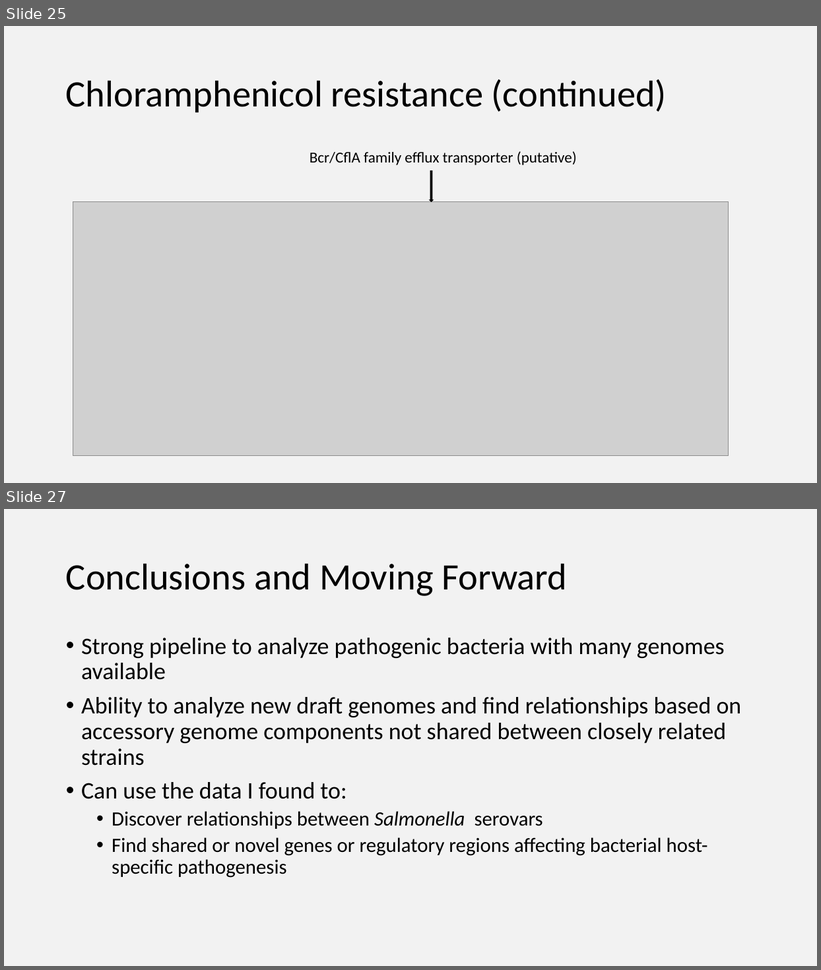
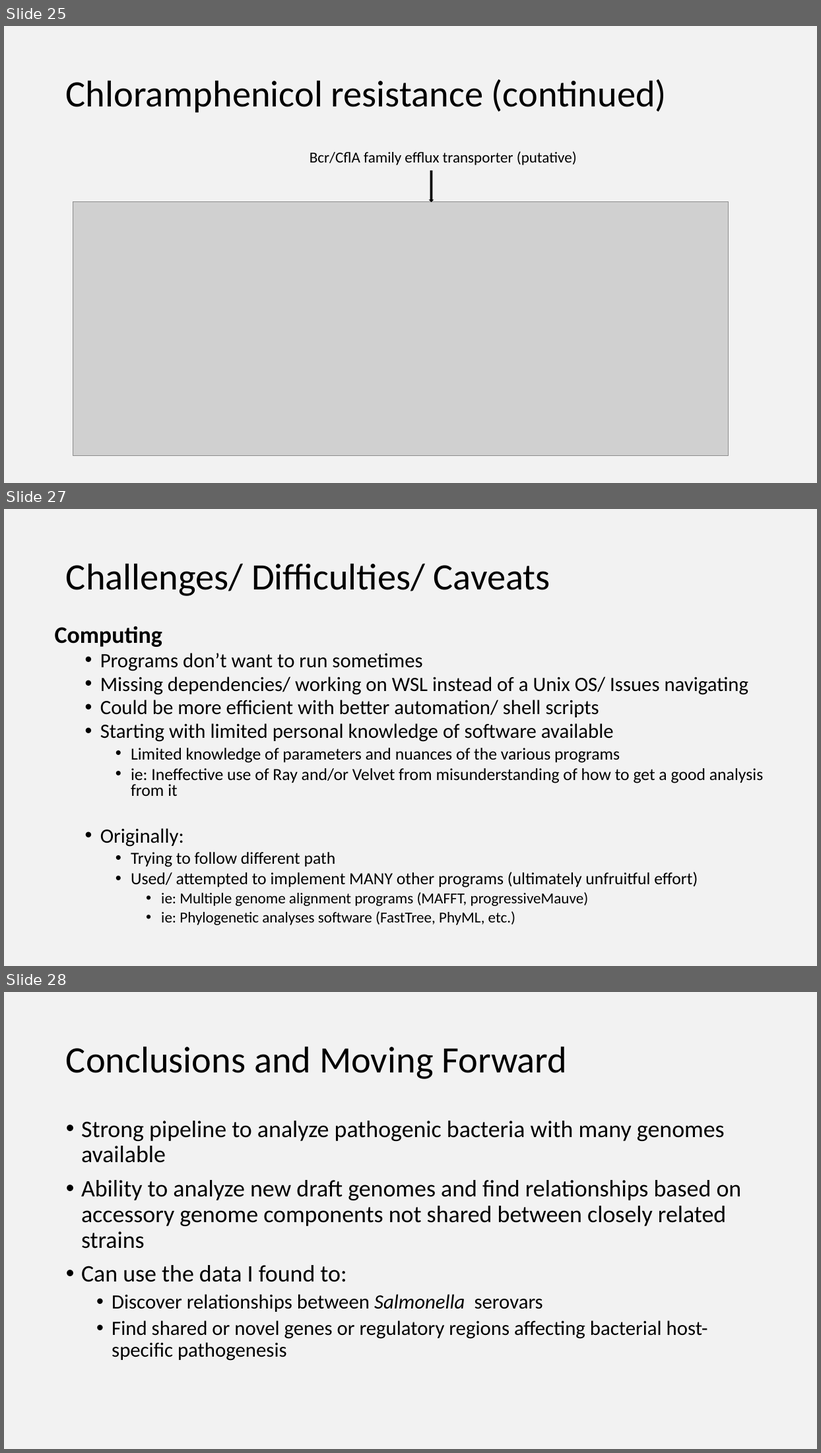
Before and after one commit to Yale-EEB723/finalproject, a slide deck: 190425_Verdegaal_EEB723_project.pptx. Shown one above the other, each under a label of ours: slides 25 and 27 before the commit, slides 25, 27 and 28 after it; the slides between them are not shown. The pictures are 821x970 and 821x1453 pixels, drawn with LibreOffice and Linux fonts; fonts in the diff are those of the drawing; grey boxes stand for pictures. Boxes give left, top, right and bottom in pixels: in the first picture for what was removed or moved away, otherwise in the second. Text is boxed around its words. In the diff, an @@ line names an element or a change of style, - is before the commit and + after.

Commit message:
Updated ppt; Updated Readme file (citations, methods, results, data, issues)

```diff
--- a/190425_Verdegaal_EEB723_project.pptx
+++ b/190425_Verdegaal_EEB723_project.pptx
@@ slide 27 added at <box>4,509,817,966</box>, background #F2F2F2 @@
@@ title added at <box>66,563,550,596</box>, 44 pt, text #000000 @@
+Challenges/ Difficulties/ Caveats
@@ text added at <box>55,626,763,925</box>, 20 pt, text #000000 @@
+Computing
+  • Programs don’t want to run sometimes
+  • Missing dependencies/ working on WSL instead of a Unix OS/ Issues navigating
+  • Could be more efficient with better automation/ shell scripts
+  • Starting with limited personal knowledge of software available
+    • Limited knowledge of parameters and nuances of the various programs
+    • ie: Ineffective use of Ray and/or Velvet from misunderstanding of how to get a good analysis from it
+  • Originally:
+    • Trying to follow different path
+    • Used/ attempted to implement MANY other programs (ultimately unfruitful effort)
+      • ie: Multiple genome alignment programs (MAFFT, progressiveMauve)
+      • ie: Phylogenetic analyses software (FastTree, PhyML, etc.)
@@ what was slide 27 is now slide 28 @@
```
Also in this commit, not shown: 1 slide changed, 4 other files.
